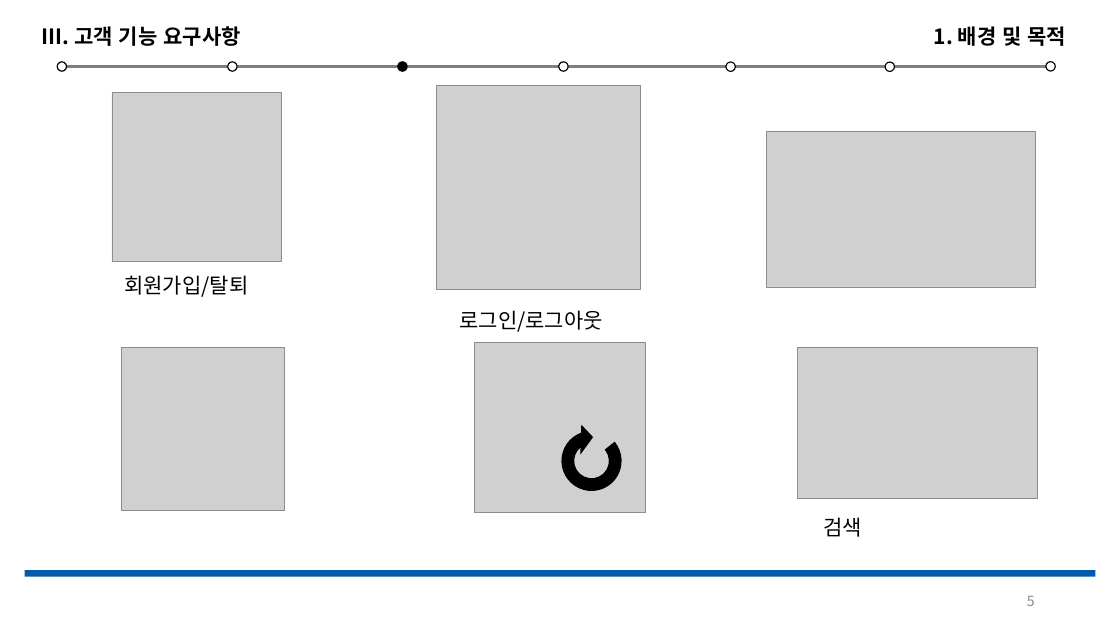
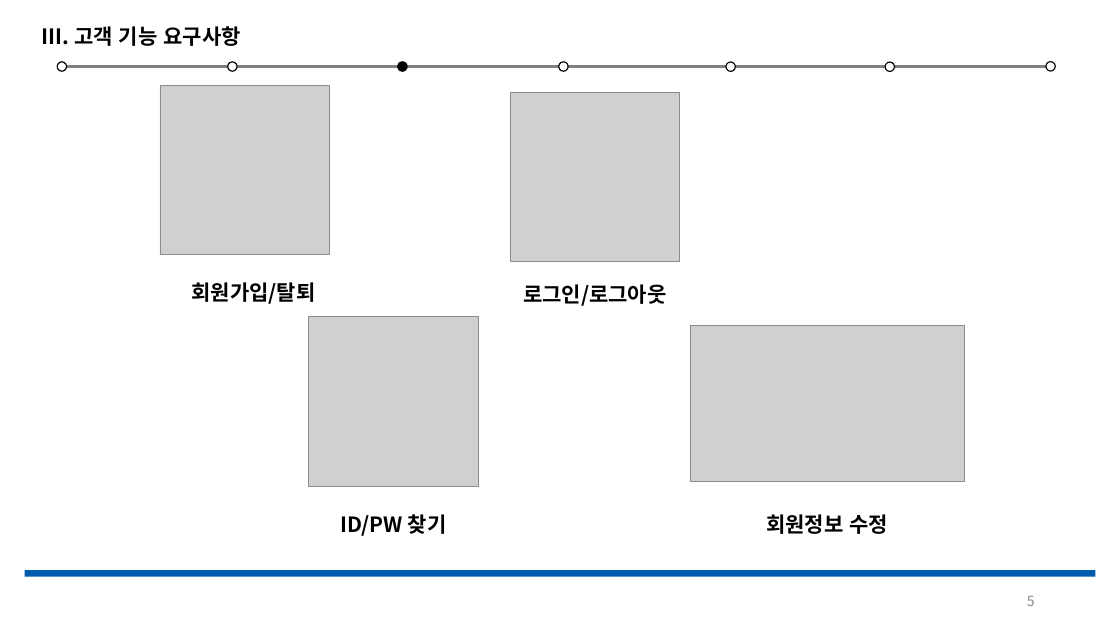
Before and after one commit to Jeeseob/SoftwareEngineering, a slide deck: slide 5 of 소공.pptx. Drawn at 1120x630 pixels with LibreOffice and Linux fonts; fonts in the diff are those of the drawing; grey boxes stand for pictures. Boxes give left, top, right and bottom in pixels: in the first picture for what was removed or moved away, otherwise in the second. Text is boxed around its words. In the diff, an @@ line names an element or a change of style, - is before the commit and + after.

```diff
--- a/소공.pptx
+++ b/소공.pptx
@@ text removed at [934,26,1067,46] @@
-1. 배경 및 목적
@@ picture: place and size @@
-picture at [112,92,281,262]
+picture at [160,85,330,255]
@@ picture: place and size @@
-picture at [437,85,641,289]
+picture at [510,92,680,262]
@@ picture removed at [767,131,1036,288] @@
@@ text "회원가입/탈퇴": place and size @@
-text "회원가입/탈퇴" at [124,275,248,297]
+text "회원가입/탈퇴" at [191,282,315,304]
@@ text "회원가입/탈퇴" at [191,282,315,304]: bold on; alignment left to centre @@
@@ text "로그인/로그아웃" at [523,284,666,306]: bold on; alignment left to centre @@
@@ text "로그인/로그아웃": place and size @@
-text "로그인/로그아웃" at [459,310,602,332]
+text "로그인/로그아웃" at [523,284,666,306]
@@ picture added at [308,317,479,487] @@
@@ picture added at [690,326,964,482] @@
@@ picture removed at [121,348,284,511] @@
@@ picture removed at [475,342,645,513] @@
@@ picture removed at [797,348,1038,498] @@
@@ freeform shape removed at [545,414,638,507] @@
@@ text added at [340,514,447,536], 18 pt, text #000000, bold @@
+ID/PW 찾기
@@ text added at [766,514,888,534], 18 pt, text #000000, bold @@
+회원정보 수정
@@ text removed at [823,517,862,537] @@
-검색
```
Also in this commit, not shown: 19 other slides changed, 1 slide added, 2 slides removed.
